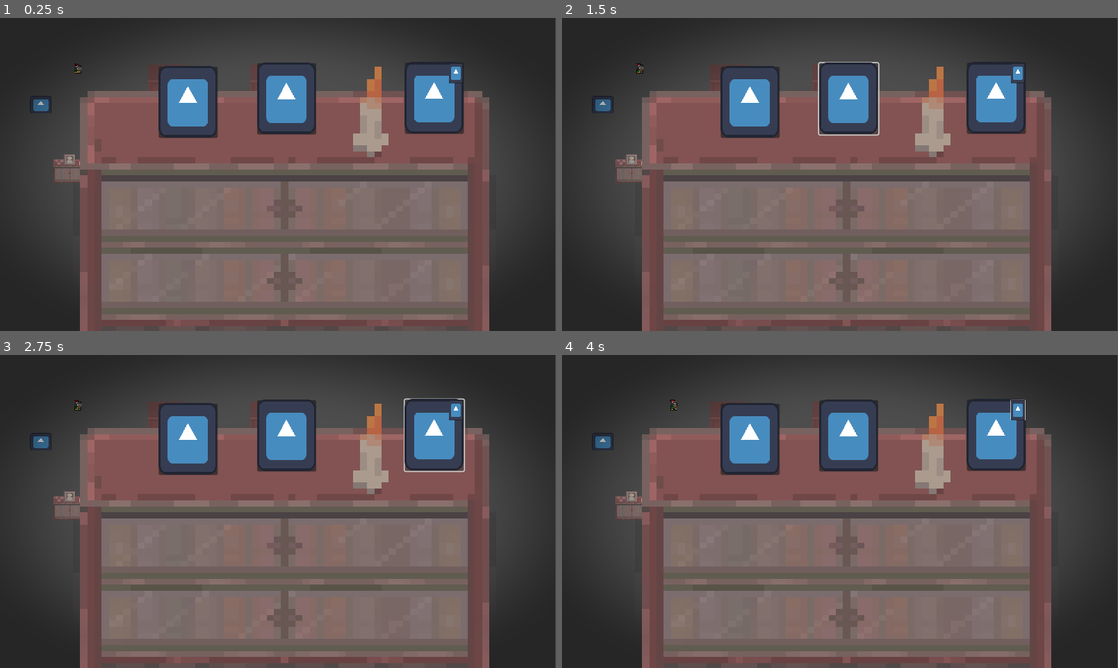
Above: before the commit, frames 1-4 (two rows, left to right).
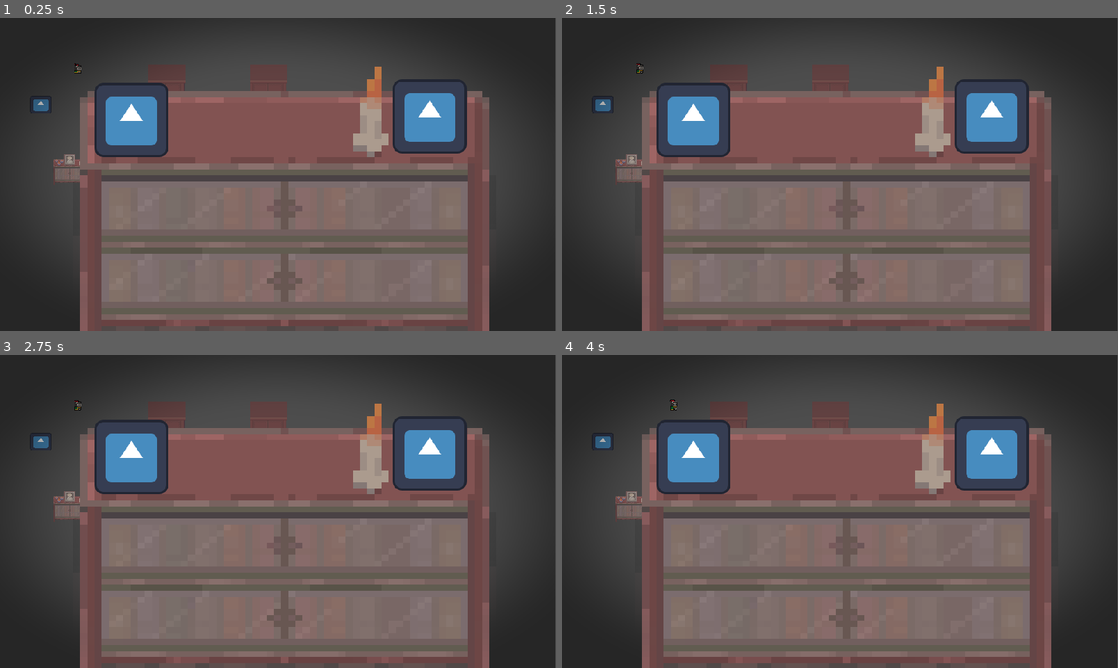
Above: after the commit, the same moments.

Repository: IES-Rafael-Alberti/GameOff2024RogueLab
Game: Godot game, scene res://scenes/prueva_movimiento.tscn
Two runs of this game, one before a commit and one after it. Both use one fixed random seed, a clock stepped at 60 frames per second and the inputs below. The engine's default icon, where the game draws it, is replaced by a stand-in: a white triangle on a blue panel in a dark square.
Inputs (mouse positions are in pixels of both pictures, inside the frame that each line leads up to):
- Up to frame 1 (0.25 s): no input
- Up to frame 2 (1.5 s): click (751, 102) at 0.52 s; click (851, 99) at 1.27 s
- Up to frame 3 (2.75 s): click (433, 436) at 2.02 s
- Up to frame 4 (4 s): click (1017, 411) at 2.77 s; tap Enter at 3.5 s; move the mouse to (962, 495) at 3.52 s; hold D (right) from 3.53 s (still down); tap E (interancion) at 3.6 s; click (962, 495) at 3.67 s

The runs differ from the first frame. In frame 1, 9.5% of the frame differs, in the area x 17-84%, y 14-45%; in frame 2, 9.7%; in frame 3, 9.6%; in frame 4, 9.5%.

Commit message:
script de mover objetos arrastrando

Diff:
--- /dev/null
+++ b/scenes/canvas_puzzle_Mover_Objeto.tscn
@@ -0,0 +1,43 @@
+[gd_scene load_steps=7 format=3 uid="uid://bifiob62aodmk"]
+
+[ext_resource type="Script" path="res://scripts/canvas_puzzle_Mover_Estnteria.gd" id="1_3da2b"]
+[ext_resource type="Shader" path="res://scripts/shaders/sangre.gdshader" id="1_4ylk4"]
+[ext_resource type="Texture2D" uid="uid://dpgfyd6v8ifd0" path="res://assets/materials/white-background.png" id="2_bfdec"]
+[ext_resource type="Texture2D" uid="uid://dio3acuttcete" path="res://assets/assets/Inside_C.png" id="3_xo6g8"]
+[ext_resource type="Texture2D" uid="uid://bo5oocg3ulo6y" path="res://icon.svg" id="4_enplm"]
+
+[sub_resource type="ShaderMaterial" id="ShaderMaterial_bphmv"]
+shader = ExtResource("1_4ylk4")
+shader_parameter/blood_color = null
+shader_parameter/blood_intensity = 0.5
+shader_parameter/internal_limit = 0.3
+shader_parameter/external_limit = 0.6
+
+[node name="CanvasPuzzleMoverObjetos" type="CanvasLayer"]
+
+[node name="Sprite2D" type="Sprite2D" parent="."]
+material = SubResource("ShaderMaterial_bphmv")
+position = Vector2(478, 270.5)
+scale = Vector2(1.2025, 0.908333)
+texture = ExtResource("2_bfdec")
+
+[node name="estanteria" type="Sprite2D" parent="."]
+position = Vector2(473, 334)
+scale = Vector2(12.3906, 10.3958)
+texture = ExtResource("3_xo6g8")
+region_enabled = true
+region_rect = Rect2(688, 144, 64, 48)
+
+[node name="Node2D" type="Node2D" parent="."]
+
+[node name="Marker2D" type="Marker2D" parent="Node2D"]
+position = Vector2(741, 169)
+
+[node name="Sprite2D3" type="Sprite2D" parent="Node2D/Marker2D"]
+position = Vector2(1, 1)
+texture = ExtResource("4_enplm")
+
+[node name="Sprite2D2" type="Sprite2D" parent="Node2D"]
+position = Vector2(227, 176)
+texture = ExtResource("4_enplm")
+script = ExtResource("1_3da2b")
--- a/scenes/canvas_puzzle_estanteria.tscn
+++ /dev/null
@@ -1,80 +0,0 @@
-[gd_scene load_steps=7 format=3 uid="uid://bifiob62aodmk"]
-
-[ext_resource type="Shader" path="res://scripts/shaders/sangre.gdshader" id="1_4ylk4"]
-[ext_resource type="Script" path="res://scripts/canvas_puzzle_estanteria.gd" id="1_06mmp"]
-[ext_resource type="Texture2D" uid="uid://dpgfyd6v8ifd0" path="res://assets/materials/white-background.png" id="2_bfdec"]
-[ext_resource type="Texture2D" uid="uid://dio3acuttcete" path="res://assets/assets/Inside_C.png" id="3_xo6g8"]
-[ext_resource type="Texture2D" uid="uid://bo5oocg3ulo6y" path="res://icon.svg" id="4_enplm"]
-
-[sub_resource type="ShaderMaterial" id="ShaderMaterial_bphmv"]
-shader = ExtResource("1_4ylk4")
-shader_parameter/blood_color = null
-shader_parameter/blood_intensity = 0.5
-shader_parameter/internal_limit = 0.3
-shader_parameter/external_limit = 0.6
-
-[node name="CanvasPuzzleEstanteria" type="CanvasLayer"]
-script = ExtResource("1_06mmp")
-
-[node name="Sprite2D" type="Sprite2D" parent="."]
-material = SubResource("ShaderMaterial_bphmv")
-position = Vector2(478, 270.5)
-scale = Vector2(1.2025, 0.908333)
-texture = ExtResource("2_bfdec")
-
-[node name="estanteria" type="Sprite2D" parent="."]
-position = Vector2(473, 334)
-scale = Vector2(12.3906, 10.3958)
-texture = ExtResource("3_xo6g8")
-region_enabled = true
-region_rect = Rect2(688, 144, 64, 48)
-
-[node name="Button" type="Button" parent="."]
-offset_left = 274.0
-offset_top = 84.0
-offset_right = 376.0
-offset_bottom = 207.0
-
-[node name="Sprite2D" type="Sprite2D" parent="Button"]
-position = Vector2(50.5, 60.5)
-scale = Vector2(0.789063, 0.960938)
-texture = ExtResource("4_enplm")
-
-[node name="Button2" type="Button" parent="."]
-offset_left = 444.0
-offset_top = 78.0
-offset_right = 546.0
-offset_bottom = 201.0
-
-[node name="Sprite2D" type="Sprite2D" parent="Button2"]
-position = Vector2(50.5, 60.5)
-scale = Vector2(0.789063, 0.960938)
-texture = ExtResource("4_enplm")
-
-[node name="Button3" type="Button" parent="."]
-offset_left = 699.0
-offset_top = 77.0
-offset_right = 801.0
-offset_bottom = 200.0
-
-[node name="Sprite2D" type="Sprite2D" parent="Button3"]
-position = Vector2(50.5, 60.5)
-scale = Vector2(0.789063, 0.960938)
-texture = ExtResource("4_enplm")
-
-[node name="Button4" type="Button" parent="."]
-offset_left = 775.0
-offset_top = 78.0
-offset_right = 877.0
-offset_bottom = 201.0
-scale = Vector2(0.24, 0.279999)
-
-[node name="Sprite2D" type="Sprite2D" parent="Button4"]
-position = Vector2(50.5, 60.5)
-scale = Vector2(0.789063, 0.960938)
-texture = ExtResource("4_enplm")
-
-[connection signal="pressed" from="Button" to="." method="_on_button_pressed"]
-[connection signal="pressed" from="Button2" to="." method="_on_button_2_pressed"]
-[connection signal="pressed" from="Button3" to="." method="_on_button_3_pressed"]
-[connection signal="pressed" from="Button4" to="." method="_on_button_4_pressed"]
--- a/scenes/prueva_movimiento.tscn
+++ b/scenes/prueva_movimiento.tscn
@@ -1,10 +1,10 @@
-[gd_scene load_steps=9 format=4 uid="uid://dqq6shoxeay2t"]
+[gd_scene load_steps=10 format=4 uid="uid://dqq6shoxeay2t"]
 
 [ext_resource type="PackedScene" uid="uid://bumaujc3plt5v" path="res://scenes/jugador.tscn" id="1_pxey0"]
 [ext_resource type="Texture2D" uid="uid://d3vpgj14n75bt" path="res://assets/assets/A4.png" id="2_vh4uo"]
 [ext_resource type="Texture2D" uid="uid://dio3acuttcete" path="res://assets/assets/Inside_C.png" id="3_d2vf6"]
 [ext_resource type="PackedScene" uid="uid://csu31rwdb46rv" path="res://scenes/encimera.tscn" id="4_y7fcn"]
-[ext_resource type="PackedScene" uid="uid://bifiob62aodmk" path="res://scenes/canvas_puzzle_estanteria.tscn" id="5_813c0"]
+[ext_resource type="PackedScene" uid="uid://bifiob62aodmk" path="res://scenes/canvas_puzzle_Mover_Objeto.tscn" id="5_813c0"]
 
 [sub_resource type="TileSetAtlasSource" id="TileSetAtlasSource_adcy8"]
 texture = ExtResource("2_vh4uo")
@@ -1944,6 +1944,18 @@
 sources/0 = SubResource("TileSetAtlasSource_adcy8")
 sources/1 = SubResource("TileSetAtlasSource_mc307")
 
+[sub_resource type="GDScript" id="GDScript_xvu4b"]
+script/source = "extends CanvasLayer
+
+
+
+
+
+
+
+
+"
+
 [node name="prueva movimiento" type="Node2D"]
 
 [node name="jugador" parent="." instance=ExtResource("1_pxey0")]
@@ -1960,3 +1972,4 @@
 scale = Vector2(0.291701, 0.237475)
 
 [node name="CanvasPuzzleEstanteria" parent="." instance=ExtResource("5_813c0")]
+script = SubResource("GDScript_xvu4b")
--- /dev/null
+++ b/scripts/canvas_puzzle_Mover_Estnteria.gd
@@ -0,0 +1,44 @@
+extends Node2D
+
+
+
+# Variable para verificar si el objeto está siendo arrastrado
+var arrastrando: bool = false
+# Referencia al nodo Marker2D
+var marker: Node2D
+
+# Función que se llama al iniciar el arrastre
+func _ready() -> void:
+	marker = get_parent().get_node("Marker2D")  # Asegúrate de tener el Marker2D en el mismo Node2D padre
+	pass
+
+
+
+# Esta función detecta los eventos de entrada, como clics del ratón
+func _unhandled_input(event: InputEvent) -> void:
+	# Comprobar si el evento es un clic del ratón
+	if event is InputEventMouseButton and event.button_index == MOUSE_BUTTON_LEFT:
+		print("clikIzquierdo")
+		# Si el clic izquierdo está presionado y el mouse está cerca del objeto
+		if event.pressed and get_global_mouse_position().distance_to(global_position) < 20.0:
+			arrastrando = true  # Activar el arrastre
+			print("arrastrando: true")
+		else:
+			arrastrando = false  # Desactivar el arrastre si se suelta el botón
+			print("arrastrando: false")
+
+
+
+
+
+# Esta función se llama cada fotograma para actualizar la posición si se está arrastrando
+func _process(delta: float) -> void:
+	if arrastrando:
+		# Si está arrastrando, actualizar la posición para que siga al mouse
+		global_position = get_global_mouse_position()
+		print("cambiando posicion")
+
+	# Verificar si el sprite ha alcanzado la posición del Marker2D
+		if global_position.distance_to(marker.global_position) < 10.0:
+			arrastrando = false  # Desactivar el arrastre cuando se llega a la posición del marker
+			global_position = marker.global_position  # Asegurar que se quede en la posición del Marker2D
--- a/scripts/canvas_puzzle_estanteria.gd
+++ /dev/null
@@ -1,31 +0,0 @@
-extends CanvasLayer
-
-
-
-
-func _on_button_pressed() -> void:
-
-	print("Boton: DialogoManager.funcioncorrespondiente")
-
-
-
-
-func _on_button_2_pressed() -> void:
-
-
-	print("Boton 2: DialogoManager.funcioncorrespondiente")
-
-
-
-
-func _on_button_3_pressed() -> void:
-
-
-
-	print("Boton 3: DialogoManager.funcioncorrespondiente")
-
-
-func _on_button_4_pressed() -> void:
-
-
-	print("Boton 4: DialogoManager.funcioncorrespondiente")
